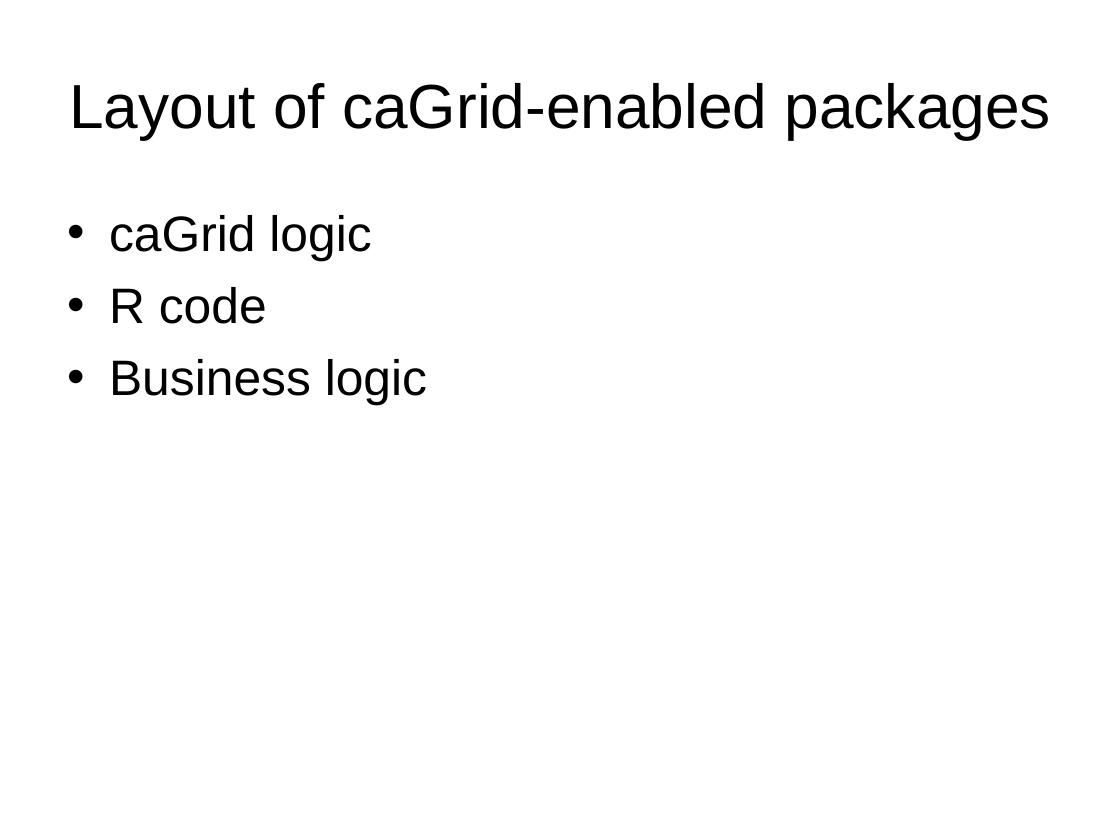
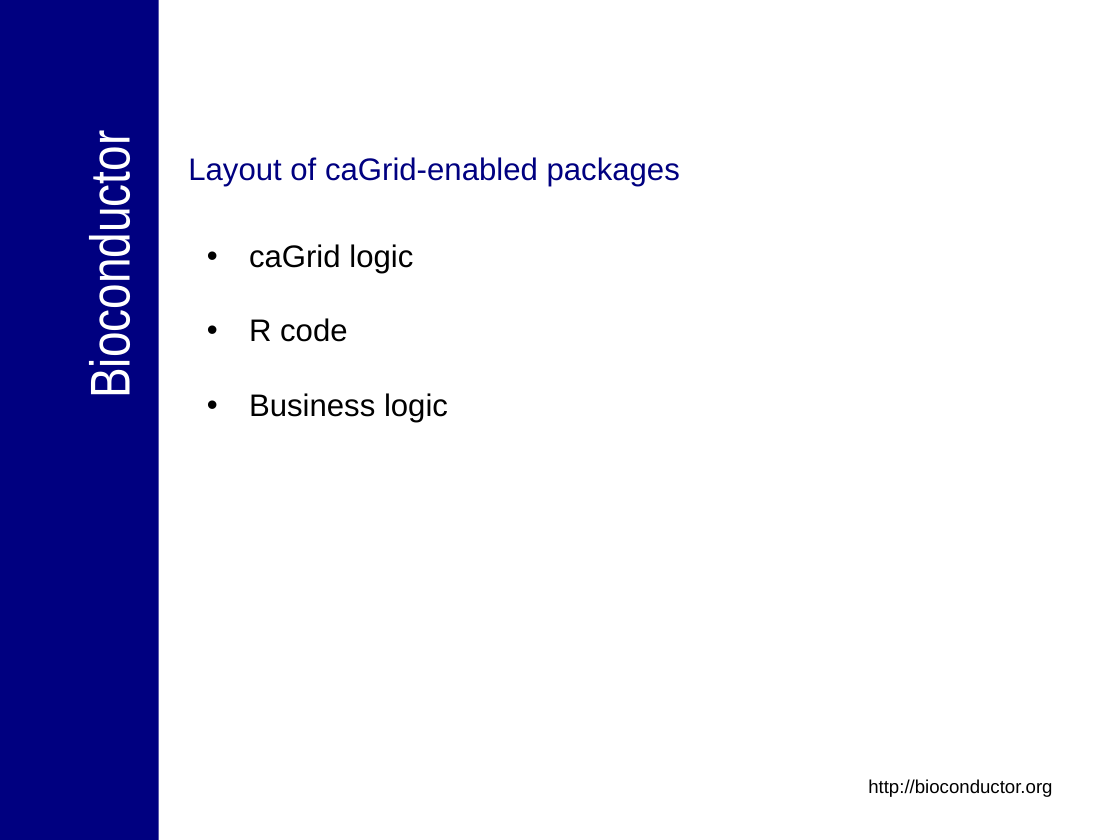
Before and after one commit to NCIP/bioconductor_v1, a slide deck: slide 10 of trunk/bioconductor/Presentations/caBIG_Annual_Meeting_2007_Tech_Demo.ppt. Drawn at 1120x840 pixels with LibreOffice and Linux fonts; fonts in the diff are those of the drawing; background and template pictures are left out. Boxes give left, top, right and bottom in pixels: in the first picture for what was removed or moved away, otherwise in the second. Text is boxed around its words. In the diff, an @@ line names an element or a change of style, - is before the commit and + after.

```diff
--- a/trunk/bioconductor/Presentations/caBIG_Annual_Meeting_2007_Tech_Demo.ppt
+++ b/trunk/bioconductor/Presentations/caBIG_Annual_Meeting_2007_Tech_Demo.ppt
@@ rectangle added at [0,0,159,840], fill #000080 @@
@@ title "Layout of caGrid-enabled packages": place and size @@
-title "Layout of caGrid-enabled packages" at [69,83,1051,139]
+title "Layout of caGrid-enabled packages" at [188,157,680,186]
@@ title "Layout of caGrid-enabled packages" at [188,157,680,186]: size 40 to 20 pt, text colour #000000 to #000080; alignment centre to left; vertical alignment middle to top @@
@@ text added at [78,157,141,391], 36 pt, text #FFFFFF @@
+Bioconductor
@@ text "caGrid logic": place and size @@
-text "caGrid logic" at [109,215,427,406]
+text "caGrid logic" at [249,244,448,422]
@@ text "caGrid logic" at [249,244,448,422]: size 32 to 20 pt; line spacing 1 to 0.95; more space between paragraphs @@
@@ text added at [868,779,1052,797], 12 pt, text #000000 @@
+http://bioconductor.org
```
Also in this commit, not shown: 5 other slides changed, 13 slides added, 8 slides removed.
